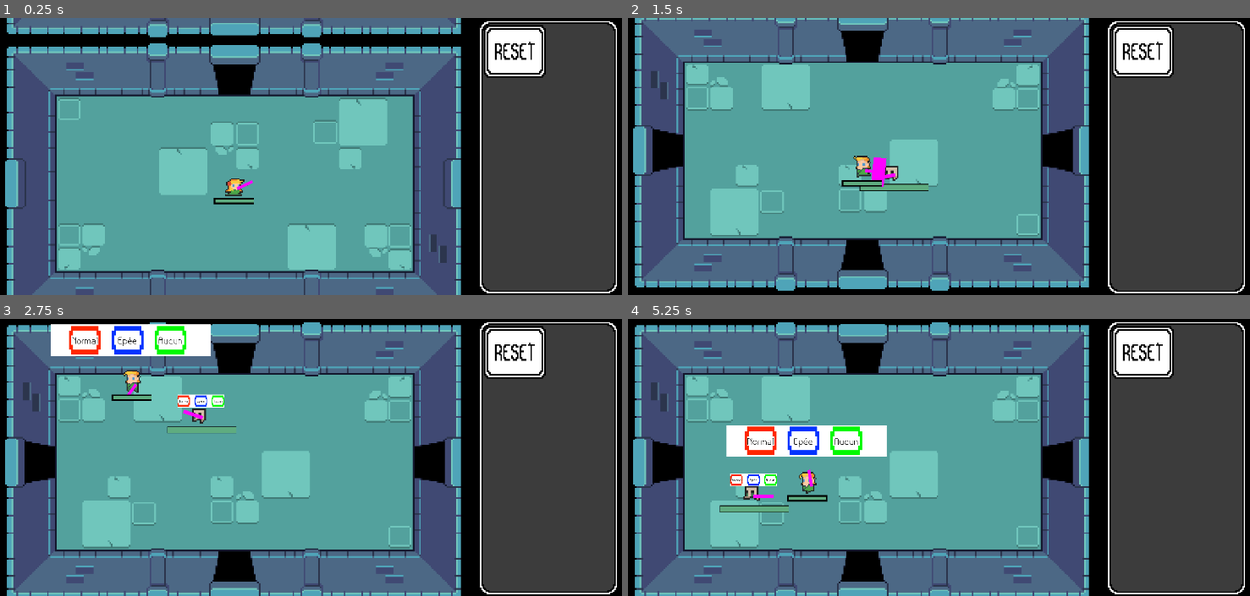
Above: before the commit, frames 1-4 (two rows, left to right).
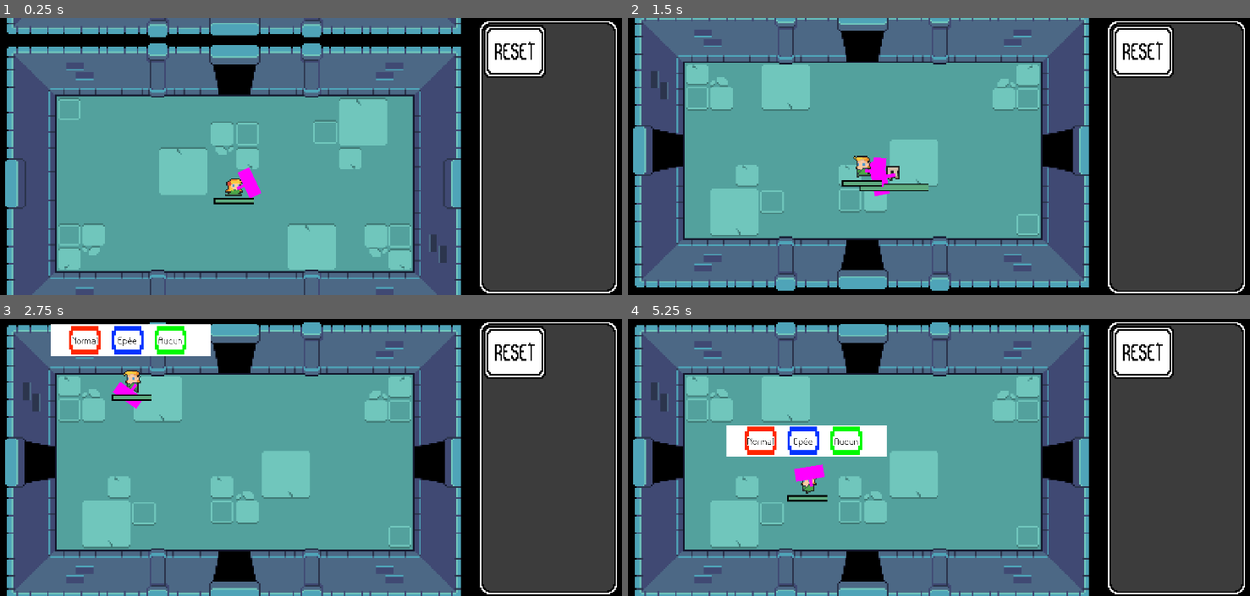
Above: after the commit, the same moments.

Repository: Lmorder2/Game-Jam---Max-Pierre-Arthur-Thomas
Game: Godot game, scene res://world.tscn
The game is run twice, just before and just after one commit, with the same random seed, the same clock (stepped at 60 frames per second) and the same inputs.
Inputs (mouse positions are in pixels of both pictures, inside the frame that each line leads up to):
- Up to frame 1 (0.25 s): no input
- Up to frame 2 (1.5 s): move the mouse to (907, 211) at 0.52 s; hold Up (up) from 0.53 s (still down); click (907, 211) at 0.6 s; move the mouse to (1150, 198) at 1.27 s; click (1150, 198) at 1.35 s
- Up to frame 3 (2.75 s): move the mouse to (111, 415) at 2.02 s; release Up (up) at 2.03 s; hold A (left) from 2.03 s (still down); hold Alt (alt) from 2.03 s (still down); click (111, 415) at 2.3 s
- Up to frame 4 (5.25 s): move the mouse to (976, 457) at 2.77 s; release Alt (alt) at 2.78 s; tap , (deblock case test) at 2.85 s; click (976, 457) at 3.05 s; move the mouse to (845, 388) at 3.52 s; release A (left) at 3.53 s; hold S (down) 3.53-4.28 s; click (845, 388) at 3.6 s; move the mouse to (1094, 443) at 4.27 s; hold D (right) 4.28-5.03 s; click (1094, 443) at 4.35 s; move the mouse to (808, 471) at 5.02 s; hold Up (up) from 5.03 s (still down); hold Alt (alt) from 5.03 s (still down)

The runs differ from the first frame. In frame 1, 0.2% of the frame differs, in the area x 38-43%, y 53-65%; in frame 2, 0.1%; in frame 3, 0.9%; in frame 4, 1.0%, in the area x 14-33%, y 52-70%.
Error after the commit: Invalid assignment of property or key 'visible' with value of type 'bool' on a base object of type 'null instance'. (res://weapons.gd:15)

Commit message:
animations des armes

Diff:
--- a/weapons.gd
+++ b/weapons.gd
@@ -3,6 +3,8 @@
 @export var attackSpeedArg2 : float
 @export var hitbox : CollisionPolygon2D
 var attack_duration = 0.2  # Durée d'activation de la hitbox
+
+@onready var animation_player = $WeaponAnimation
 
 @export var is_player = false
 
@@ -10,9 +12,8 @@
 func _ready():
 	monitoring = false
 
-	$Sprite2D.visible = false  # Si c'est une CollisionShape2D ou Area2D
+	$WeaponAnimation.visible = false  # Si c'est une CollisionShape2D ou Area2D
 	# sinon, utilise sword_attack.visible = false
-
 
 # Called every frame. 'delta' is the elapsed time since the previous frame.
 func _process(delta):
@@ -30,12 +31,15 @@
 
 func activate_sword_attack():
 	monitoring = true
-	$Sprite2D.visible = true
+
+	$WeaponAnimation.visible = true
+	animation_player.play("attack")
+	$weapon.visible = false
 	await get_tree().create_timer(attack_duration).timeout
 
-
 	monitoring = false
-	$Sprite2D.visible = false
+	$weapon.visible = true
+	$WeaponAnimation.visible = false
 
 func _on_body_entered(body: Node2D) -> void:
 	if(get_parent().has_method("attack")):
--- a/weapons_bow.tscn
+++ b/weapons_bow.tscn
@@ -1,29 +1,67 @@
-[gd_scene load_steps=4 format=3 uid="uid://cwd5s8o6mowxi"]
+[gd_scene load_steps=9 format=3 uid="uid://cwd5s8o6mowxi"]
 
 [ext_resource type="Script" uid="uid://ch578lxvaxe8m" path="res://weapons.gd" id="1_y178t"]
+[ext_resource type="Texture2D" uid="uid://c6d8xahgygiu8" path="res://Sprites/frames/weapon_bow.png" id="2_6u2um"]
+[ext_resource type="Texture2D" uid="uid://cmvvjhovgxnka" path="res://flèche.png" id="3_wsh23"]
 
-[sub_resource type="CanvasTexture" id="CanvasTexture_hqtel"]
+[sub_resource type="AtlasTexture" id="AtlasTexture_k8fkb"]
+atlas = ExtResource("3_wsh23")
+region = Rect2(1622, 255, 298, 825)
 
-[sub_resource type="PlaceholderTexture2D" id="PlaceholderTexture2D_y178t"]
+[sub_resource type="AtlasTexture" id="AtlasTexture_agsf8"]
+atlas = ExtResource("3_wsh23")
+region = Rect2(1324, 255, 298, 825)
+
+[sub_resource type="AtlasTexture" id="AtlasTexture_cis8o"]
+atlas = ExtResource("3_wsh23")
+region = Rect2(1026, 255, 298, 825)
+
+[sub_resource type="AtlasTexture" id="AtlasTexture_nkvhc"]
+atlas = ExtResource("3_wsh23")
+region = Rect2(728, 255, 298, 825)
+
+[sub_resource type="SpriteFrames" id="SpriteFrames_jtm4i"]
+animations = [{
+"frames": [{
+"duration": 1.0,
+"texture": SubResource("AtlasTexture_k8fkb")
+}, {
+"duration": 1.0,
+"texture": SubResource("AtlasTexture_agsf8")
+}, {
+"duration": 1.0,
+"texture": SubResource("AtlasTexture_cis8o")
+}, {
+"duration": 1.0,
+"texture": SubResource("AtlasTexture_nkvhc")
+}],
+"loop": false,
+"name": &"attack",
+"speed": 19.0
+}]
 
 [node name="WeaponsBow" type="Area2D" node_paths=PackedStringArray("hitbox")]
 collision_mask = 4
 script = ExtResource("1_y178t")
 hitbox = NodePath("BowAttack")
 
-[node name="Bow" type="Sprite2D" parent="."]
+[node name="weapon" type="Sprite2D" parent="."]
 show_behind_parent = true
-scale = Vector2(1, 12.25)
-texture = SubResource("CanvasTexture_hqtel")
+position = Vector2(-0.855686, 0)
+scale = Vector2(0.712857, 0.769231)
+texture = ExtResource("2_6u2um")
 offset = Vector2(4.02, 0)
 
 [node name="BowAttack" type="CollisionPolygon2D" parent="."]
-polygon = PackedVector2Array(0, 0, 44, -2, 44, 2)
+polygon = PackedVector2Array(0, 0, 67, -2, 67, 2)
 
-[node name="Sprite2D" type="Sprite2D" parent="."]
-visible = false
-position = Vector2(21.75, 0)
-scale = Vector2(44.5, 4)
-texture = SubResource("PlaceholderTexture2D_y178t")
+[node name="WeaponAnimation" type="AnimatedSprite2D" parent="."]
+position = Vector2(28, 0)
+rotation = 1.5708
+scale = Vector2(0.107902, 0.102997)
+sprite_frames = SubResource("SpriteFrames_jtm4i")
+animation = &"attack"
+frame = 3
+frame_progress = 1.0
 
 [connection signal="body_entered" from="." to="." method="_on_body_entered"]
